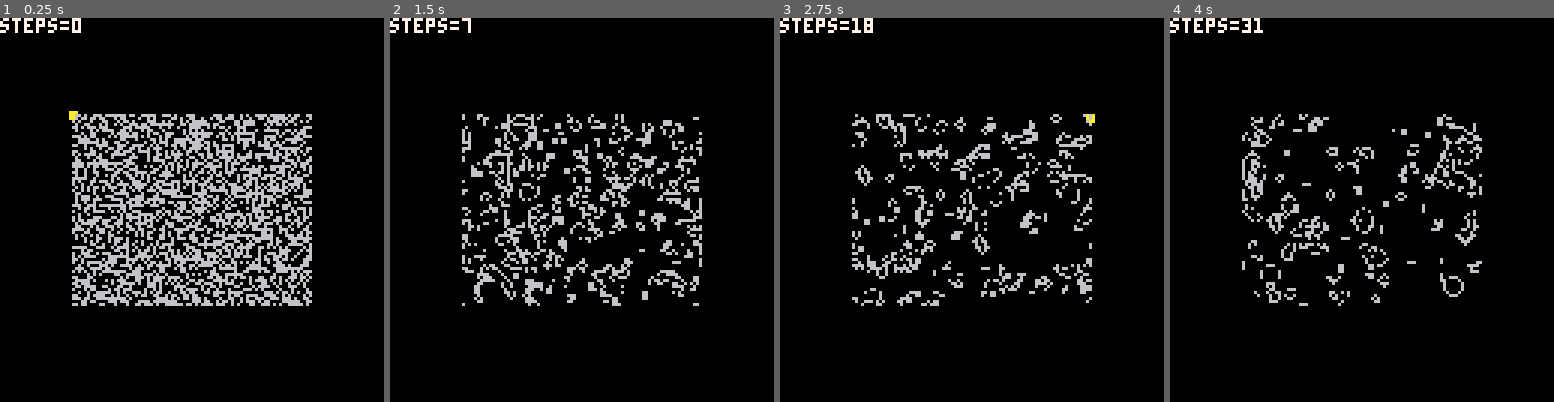
Above: before the commit, frames 1-4 (left to right).
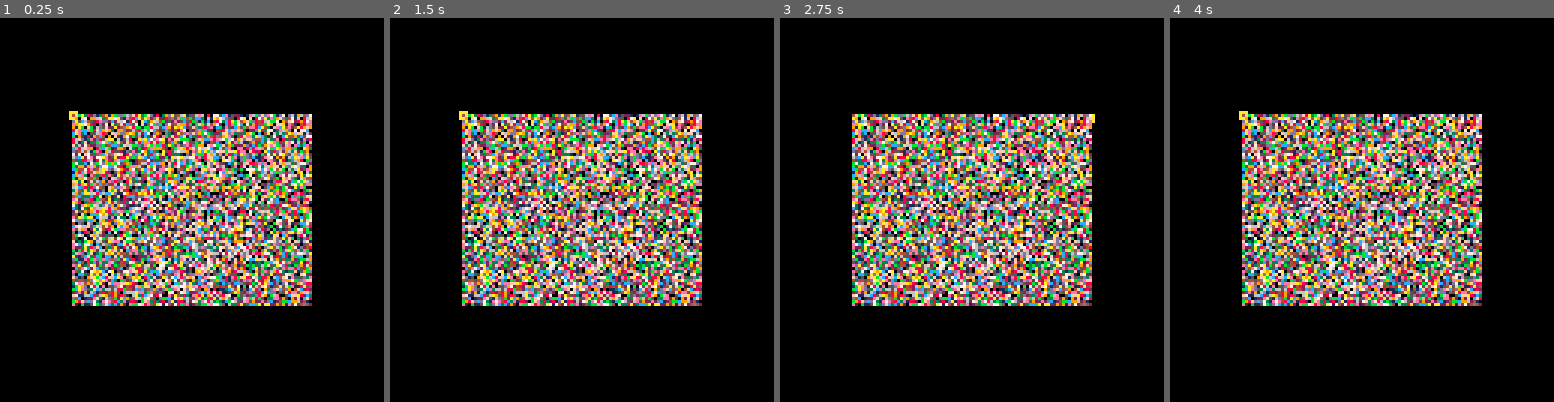
Above: after the commit, the same moments.

Repository: erwinbonsma/PicoGarden
Game: PICO-8 cartridge picogarden.p8
Same seed, same stepped clock (60 frames per second), same inputs: the game is played once before the commit and once after it.
Inputs:
- Up to frame 1 (0.25 s): no input
- Up to frame 2 (1.5 s): tap O (Z key) at 0.33, 0.7, 1.43 s; tap X (X key) at 1.07 s
- Up to frame 3 (2.75 s): hold Left 1.97-2.37 s; tap X (X key) at 2.07, 2.4, 2.73 s; tap O (Z key) at 2.22 s; hold Down from 2.42 s (still down)
- Up to frame 4 (4 s): release Down at 2.82 s; hold Right 2.87-3.53 s; tap X (X key) at 3.07, 3.4, 3.73 s; tap O (Z key) at 3.1, 3.98 s; hold Up from 3.58 s (still down)

The runs differ from the first frame. In frame 1, 30% of the frame differs, in the area x 0-82%, y 0-75%; in frame 2, 30%; in frame 3, 30%; in frame 4, 30%.

Commit message:
Use four layers

Diff:
--- a/picogarden.p8
+++ b/picogarden.p8
@@ -306,8 +306,13 @@
 
 -->8
 function _init()
- gol=ca:new(0x4400,80,64,true)
- gol:randomize()
+ gols={}
+ for i=1,4 do
+  gols[i]=ca:new(
+   0x4400+i*6*64,80,64,true
+  )
+  gols[i]:randomize()
+ end
  cx=0
  cy=0
  play=false
@@ -323,16 +328,17 @@
   )
  end
 
- color()
- for x=0,gol.w-1 do
-  for y=0,gol.h-1 do
-   if gol:get(x,y) then
-    pset(x+24,y+32,6)
-   end
+ for x=0,79 do
+  for y=0,63 do
+   local v=0
+   for i=1,4 do
+    if gols[i]:get(x,y) then
+     v+=1<<(i-1)
+    end
+	  end
+	  pset(x+24,y+32,v)
   end
  end
-
- print("steps="..gol.steps,0,0,7)
 end
 
 function _update()
@@ -349,11 +355,6 @@
   cx=(cx+1)%80
  end
  if btnp(❎) then
-  if gol:get(cx,cy) then
-   gol:clr(cx,cy)
-  else
-   gol:set(cx,cy)
-  end
  end
  if btnp(🅾️) then
   play=not play
@@ -361,7 +362,9 @@
  if play then
   t+=1
   if t%2==0 then
-   gol:step()
+   for i=1,4 do
+    gols[i]:step()
+   end
   end
  end
 end
